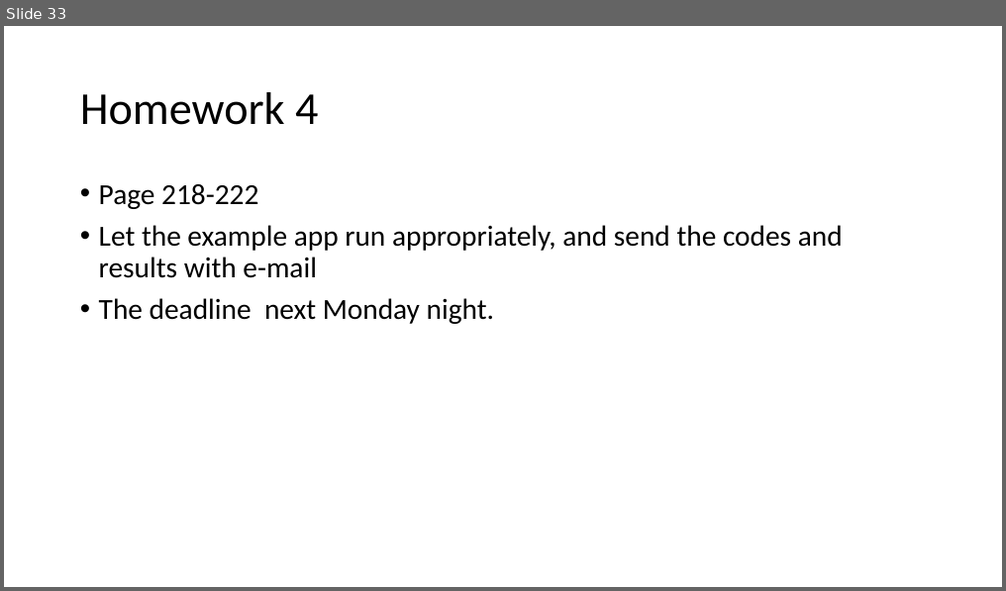
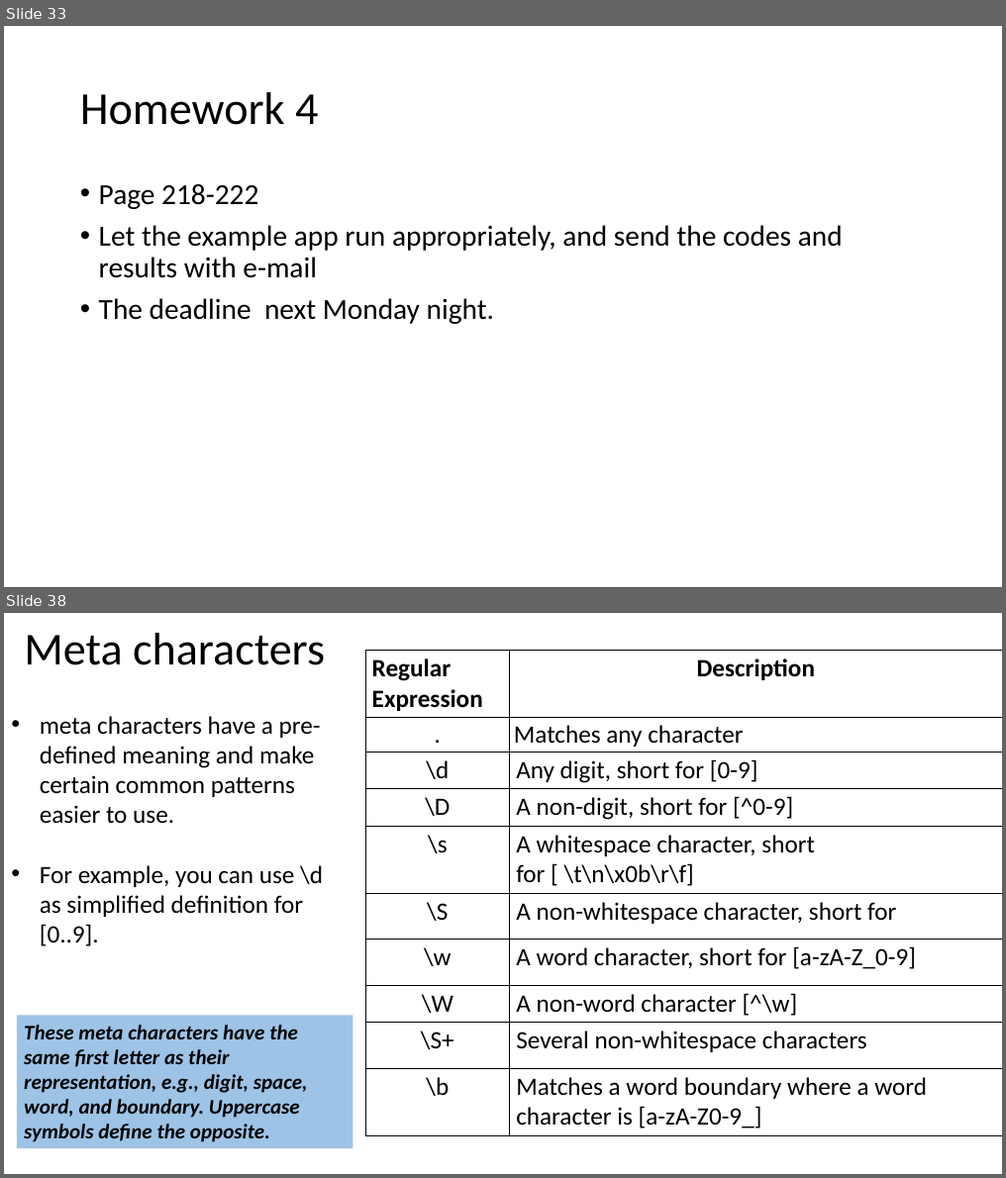
Before and after one commit to tanglw2020/android-class, a slide deck: android activity and intent.pptx. Shown one above the other, each under a label of ours: slide 33 before the commit, slides 33 and 38 after it; the slides between them are not shown. The pictures are 1006x591 and 1006x1178 pixels, drawn with LibreOffice and Linux fonts; fonts in the diff are those of the drawing. Boxes give left, top, right and bottom in pixels: in the first picture for what was removed or moved away, otherwise in the second. Text is boxed around its words. In the diff, an @@ line names an element or a change of style, - is before the commit and + after.

```diff
--- a/android activity and intent.pptx
+++ b/android activity and intent.pptx
@@ slide 38 added at <box>4,613,1002,1174</box>, background #FFFFFF @@
@@ title added at <box>24,633,325,665</box>, 44 pt, text #000000 @@
+Meta characters
@@ table added at <box>365,650,1002,1133</box>, 10 rows, 2 columns @@
+Regular Expression | Description
+. | Matches any character
+\d | Any digit, short for [0-9]
+\D | A non-digit, short for [^0-9]
+\s | A whitespace character, short for [ \t\n\x0b\r\f]
+\S | A non-whitespace character, short for
+\w | A word character, short for [a-zA-Z_0-9]
+\W | A non-word character [^\w]
+\S+ | Several non-whitespace characters
+\b | Matches a word boundary where a word character is [a-zA-Z0-9_]
@@ text added at <box>40,716,323,947</box>, 24 pt, text #000000 @@
+• meta characters have a pre-defined meaning and make certain common patterns easier to use.
+• For example, you can use \d as simplified definition for [0..9].
@@ rectangle added at <box>17,1015,352,1149</box>, fill #9DC3E6, 20 pt, text #000000, bold, italic @@
+These meta characters have the same first letter as their representation, e.g., digit, space, word, and boundary. Uppercase symbols define the opposite.
```
Also in this commit, not shown: 1 slide changed, 14 other slides added, 1 other file.
